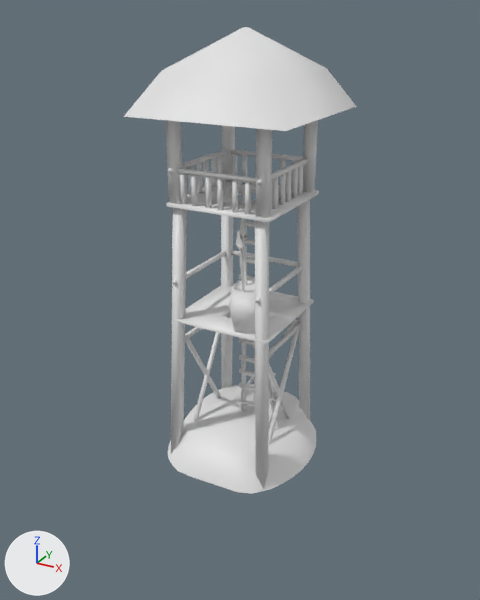
One commit to the COLLADA model art/meshes/structural/koreans/stone_tower.dae: the scene before it, then after it.
Camera for both pictures: a 50 mm camera at (13.8, -25.7, 20.5) aimed at (-0.3, -0.1, 7.7). Lighting does not change. The marker at lower left points along +X, +Y and +Z. The older version comes first. Materials are left out; every surface is plain grey. Where no turn or scale is listed for an object, it has been applied to the vertices.

The first picture shows 'stone_tower'.
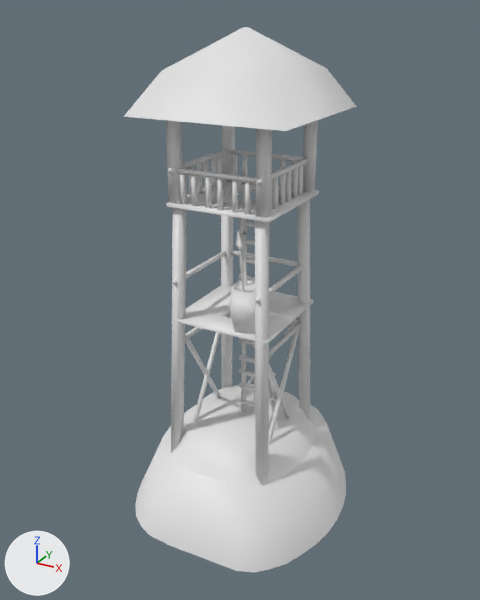
Pixel boxes [x1, y1, x2, y2] of what changed, in the pictures (480 x 600 px):
'stone_tower', reshaped (17% taller): before [123, 27, 357, 494]; after [123, 27, 357, 573]
part 1 of me_cilindro_029, added: after [135, 405, 346, 573]

The change, as a diff of the scene's bpy script:
```diff
--- a/art/meshes/structural/koreans/stone_tower.dae.py
+++ b/art/meshes/structural/koreans/stone_tower.dae.py
@@ me_cilindro_029 @@
 # used by ob_stone_tower; location = (0.0, 0.0, 0.0)
-me_cilindro_029.from_pydata(...)  # 780 vertices, 1181 faces; spans x -4.0..3.5, y -3.7..3.9, z -0.6..19.8
+me_cilindro_029.from_pydata(...)  # 844 vertices, 1275 faces; spans x -5.7..5.2, y -5.4..5.6, z -3.6..19.8
+# me_cilindro_029 part 1: the loose piece of 64 vertices spanning x -4.0..3.5, y -3.7..3.9, z -0.6..1.0 is copied, and the copy is scaled about its middle by (1.46, 1.46, 2.07), then moved by (0.0, 0.0, -2.2); it spans x -5.7..5.2, y -5.4..5.6, z -3.6..-0.3
```
